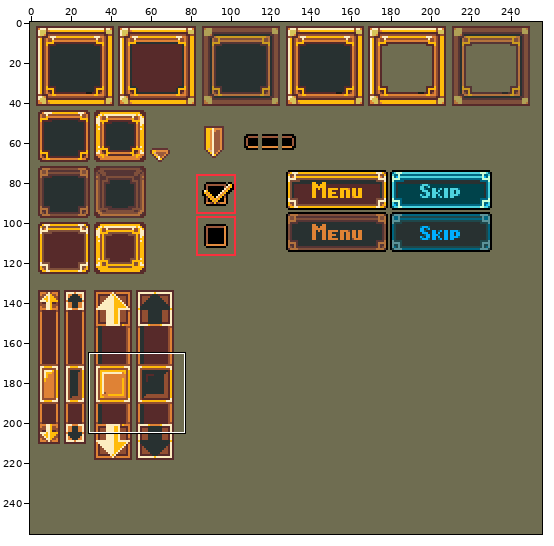
Edited in one commit: sprite sheet (images/gui/buttons-and-windows.png). The first picture is a wide view before the edit; the outline marks the close-up.
Close-up. As it was:
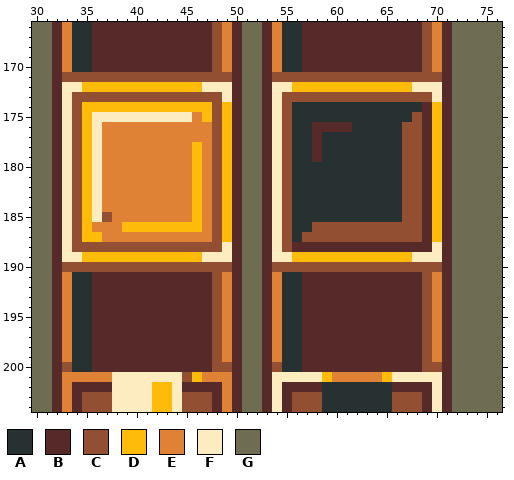
The file is 256x256 pixels. Shown: x 30..76, y 166..204.
Palette (. is transparent): A #283131  B #572a2a  C #934f32  D #ffbb0a  E #df8235  F #fcecbf  G #6f6d51
Pixels before, first column x 30:
166 GGBEAABBBBBBBBBBBBCEBGGBEAABBBBBBBBBBBBCEBGGGGG
167 GGBEAABBBBBBBBBBBBCEBGGBEAABBBBBBBBBBBBCEBGGGGG
168 GGBEAABBBBBBBBBBBBCEBGGBEAABBBBBBBBBBBBCEBGGGGG
169 GGBEAABBBBBBBBBBBBCEBGGBEAABBBBBBBBBBBBCEBGGGGG
170 GGBEAABBBBBBBBBBBBCEBGGBEAABBBBBBBBBBBBCEBGGGGG
171 GGBCCCCCCCCCCCCCCCCCBGGBCCCCCCCCCCCCCCCCCBGGGGG
172 GGBFFDDDDDDDDDDDDFFFBGGBFFDDDDDDDDDDDDFFFBGGGGG
173 GGBFCCCCCCCCCCCCCCCFBGGBFCCCCCCCCCCCCCCCFBGGGGG
174 GGBFCDDDDDDDDDDDDDCDBGGBFCAAAAAAAAAAAAABDBGGGGG
175 GGBFCDFFFFFFFFFFEDCDBGGBFCAAAAAAAAAAAACBDBGGGGG
176 GGBFCDFEEEEEEEEEEECDBGGBFCAABBBBAAAAACCBDBGGGGG
177 GGBFCDFEEEEEEEEEEECDBGGBFCAABAAAAAAAACCBDBGGGGG
178 GGBFCDFEEEEEEEEEDECDBGGBFCAABAAAAAAAACCBDBGGGGG
179 GGBFCDFEEEEEEEEEDECDBGGBFCAABAAAAAAAACCBDBGGGGG
180 GGBFCDFEEEEEEEEEDECDBGGBFCAAAAAAAAAAACCBDBGGGGG
181 GGBFCDFEEEEEEEEEDECDBGGBFCAAAAAAAAAAACCBDBGGGGG
182 GGBFCDFEEEEEEEEEDECDBGGBFCAAAAAAAAAAACCBDBGGGGG
183 GGBFCDFEEEEEEEEEDECDBGGBFCAAAAAAAAAAACCBDBGGGGG
184 GGBFCDFEEEEEEEEEDECDBGGBFCAAAAAAAAAAACCBDBGGGGG
185 GGBFCDFCEEEEEEEEDECDBGGBFCAAAAAAAAAAACCBDBGGGGG
186 GGBFCDEEEDDDDDDDDECDBGGBFCAACCCCCCCCCCCBDBGGGGG
187 GGBFCDDEEEEEEEEEEECDBGGBFCACCCCCCCCCCCCBDBGGGGG
188 GGBFCCCCCCCCCCCCCCCFBGGBFCBBBBBBBBBBBBBBFBGGGGG
189 GGBFFDDDDDDDDDDDDFFFBGGBFFDDDDDDDDDDDDFFFBGGGGG
190 GGBCCCCCCCCCCCCCCCCCBGGBCCCCCCCCCCCCCCCCCBGGGGG
191 GGBEAABBBBBBBBBBBBCEBGGBEAABBBBBBBBBBBBCEBGGGGG
192 GGBEAABBBBBBBBBBBBCEBGGBEAABBBBBBBBBBBBCEBGGGGG
193 GGBEAABBBBBBBBBBBBCEBGGBEAABBBBBBBBBBBBCEBGGGGG
194 GGBEAABBBBBBBBBBBBCEBGGBEAABBBBBBBBBBBBCEBGGGGG
195 GGBEAABBBBBBBBBBBBCEBGGBEAABBBBBBBBBBBBCEBGGGGG
196 GGBEAABBBBBBBBBBBBCEBGGBEAABBBBBBBBBBBBCEBGGGGG
197 GGBEAABBBBBBBBBBBBCEBGGBEAABBBBBBBBBBBBCEBGGGGG
198 GGBEAABBBBBBBBBBBBCEBGGBEAABBBBBBBBBBBBCEBGGGGG
199 GGBEAABBBBBBBBBBBBCEBGGBEAABBBBBBBBBBBBCEBGGGGG
200 GGBCAABBBBBBBBBBBBCCBGGBCAABBBBBBBBBBBBCCBGGGGG
201 GGBEEEEEFFFFFFFCDEEEBGGBFFFFFDEEEEEDFFFFFBGGGGG
202 GGBEBBBBFFFFDDFBBBBEBGGBFBBBBAAAAAAABBBBFBGGGGG
203 GGBEBCCCFFFFDDFCCCBEBGGBFBCCCAAAAAAACCCBFBGGGGG
204 GGBEBCCCFFFFDDFCCCBEBGGBFBCCCAAAAAAACCCBFBGGGGG
The result:
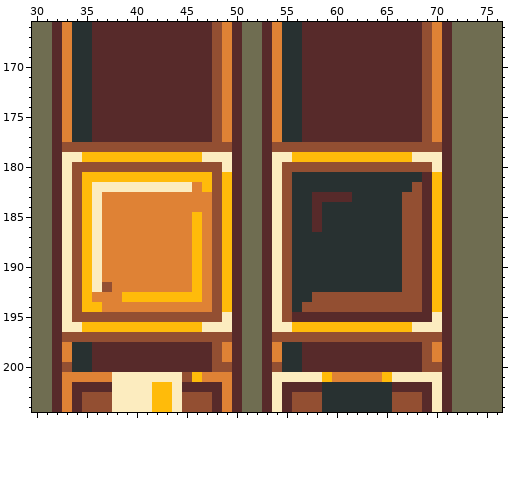
Diff:
Changed rows in their new state; - is an unchanged pixel.
first column x 33:
171 EAABBBBBBBBBBBB-E----EAABBBBBBBBBBBB-E
172 EAABBBBBBBBBBBBCE----EAABBBBBBBBBBBBCE
173 EAABBBBBBBBBBBB-E----EAABBBBBBBBBBBB-E
174 EAABBBBBBBBBBBB-E----EA-BBBBBBBBBBBBCE
175 EAABBBBBBBBBBBB-E----EA-BBBBBBBBBBBBCE
176 EAABBBBBBBBBBBB-E----EA-B----BBBBBBBCE
177 EAABBBBBBBBBBBB-E----EA-B-BBBBBBBBBBCE
178 C-CCCCCCCCCCCCC-C----C-CCCCCCCCCCC--CC
179 -F-DDDDDDDDDD-FFF-----FDDDDDDDDDDDDFFF
180 --CCCCCCCCCCCCC-F------CCCCCCCCCCC--CF
181 ---DDDDDDDDDD-D-------------------AA--
182 ----FFFFFFFFFED-------------------A---
183 -------------E-----------BBBB---------
184 -------------E-----------B------------
185 ----E--------------------B------------
186 ---F--EEEEEEE------------BAAAAAAAA----
187 ---F---------D----------AAAAAAAAAA----
188 --DFEEEEEEEEEDE-D------AAAAAAAAAAACC-D
189 -C-FEEEEEEEEE-ECD-----CAAAAAAAAAAACCBD
190 F-DFEEEEEEEEEDE-D----F-AAAAAAAAAAA--BD
191 FCDFEEEEEEEEEDE-D----FC-AAAAAAAAAACCBD
192 FCDFCEEEEEEEEDE-D----FC-AAAAAAAAAACCBD
193 FCDEEEDDDDDDDDE-D----FC-ACCCCCCCCCCCBD
194 FCDDEEEEEEEEEEE-D----FC-CCCCCCCCCCCCBD
195 FCCCCCCCCCCCCCC-F----FCB------------BF
196 FFDDDDDDDDDDDDFFF----FFDDDDDDDDDDDDFFF
197 CCCCCCCCCCCCCCC-C----CCCCCCCCCCCCCCC-C
